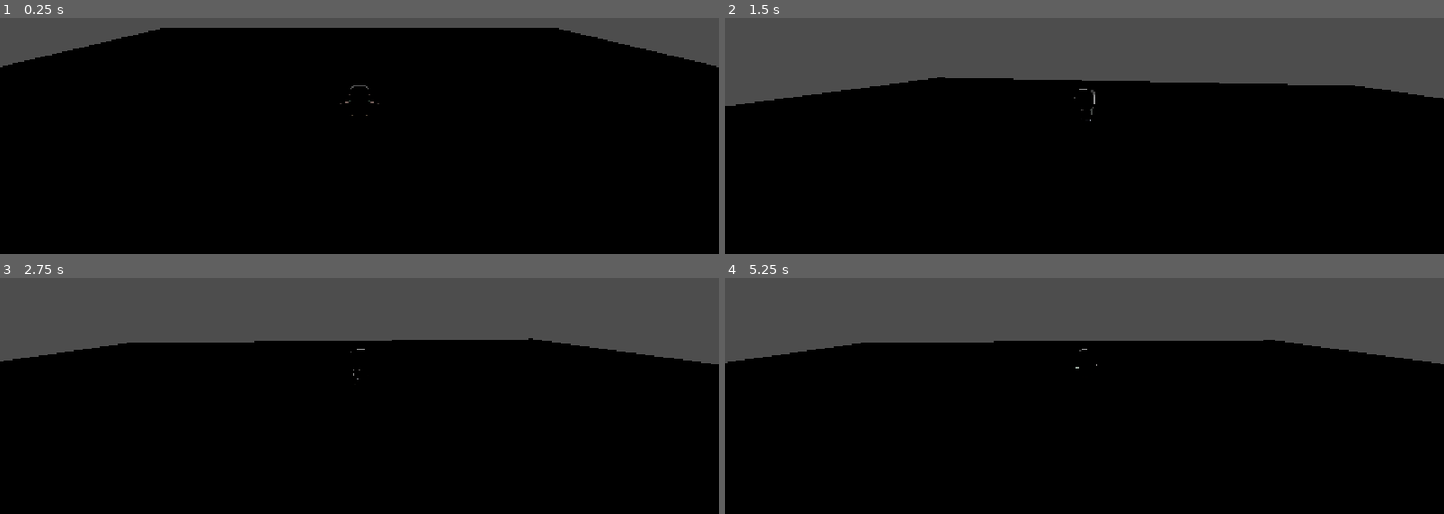
Above: before the commit, frames 1-4 (two rows, left to right).
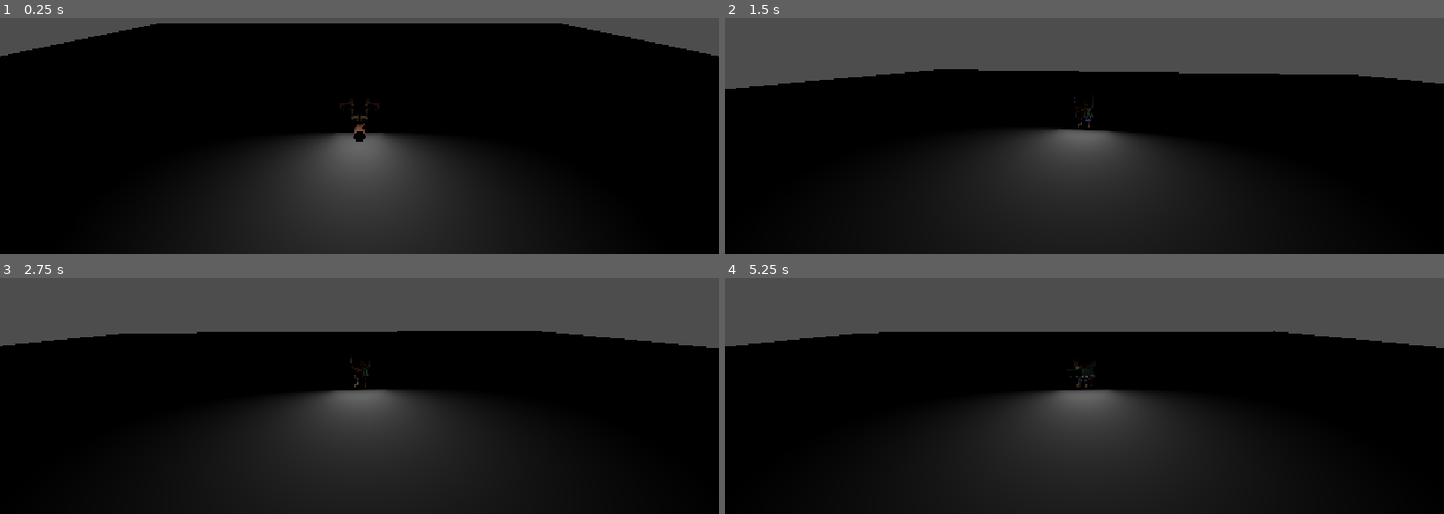
Above: after the commit, the same moments.

Repository: percyvisiy/ember1
Game: Godot game, scene res://Assets/scenes/game.tscn
Same seed, same stepped clock (60 frames per second), same inputs: the game is played once before the commit and once after it.
Inputs (mouse positions are in pixels of both pictures, inside the frame that each line leads up to):
- Up to frame 1 (0.25 s): no input
- Up to frame 2 (1.5 s): tap Enter at 0.5 s; move the mouse to (1120, 51) at 0.52 s; hold E (interact, bound only after the commit) 0.53-1.28 s; hold Up from 0.53 s (still down); tap Space at 1.25 s; move the mouse to (1048, 53) at 1.27 s; tap W (move_foward) at 1.35 s
- Up to frame 3 (2.75 s): keep holding Up; tap E (interact, bound only after the commit) at 1.55 s; tap Enter at 2 s; move the mouse to (373, 303) at 2.02 s; hold E (interact, bound only after the commit) from 2.03 s (still down)
- Up to frame 4 (5.25 s): keep holding Up; tap Space at 2.75, 4.25 s; move the mouse to (1077, 318) at 2.77 s; release E (interact, bound only after the commit) at 2.78 s; tap Alt at 2.85 s; tap E (interact, bound only after the commit) at 3.05, 4.35 s; tap Enter at 3.5 s; move the mouse to (1134, 318) at 3.52 s; hold E (interact, bound only after the commit) 3.53-4.28 s; tap Shift at 3.6 s; move the mouse to (1026, 306) at 4.27 s; move the mouse to (1091, 311) at 5.02 s; hold E (interact, bound only after the commit) from 5.03 s (still down); tap W (move_foward) at 5.1 s

The runs differ from the first frame. In frame 1, 20% of the frame differs, in the area x 0-100%, y 2-100%; in frame 2, 21%; in frame 3, 21%; in frame 4, 21%, in the area x 0-100%, y 22-100%.

Commit message:
feat: make wood collection work
The player can now walk up to a piece of wood and collect it by pressing E. I also connected the interaction signals so the player can detect nearby objects.

Diff:
--- a/Assets/Scripts/player.gd
+++ b/Assets/Scripts/player.gd
@@ -5,9 +5,15 @@
 
 @onready var visuals: Node3D = $visuals
 @onready var camera: Camera3D = $CameraPivot/SpringArm3D/Camera3D
+@onready var interaction_area: Area3D = $InteractionArea
 
+var nearby_objects: Array[Node3D] = []
 var gravity: float = ProjectSettings.get_setting("physics/3d/default_gravity")
 
+func _ready() -> void:
+	interaction_area.area_entered.connect(_on_area_entered)
+	interaction_area.area_exited.connect(_on_area_exited)
+	print("PLAYER INTERACTION READY")
 
 func _physics_process(delta: float) -> void:
 	#get player input
@@ -17,7 +23,6 @@
 	"move_foward",
 	"move_backward"
 	)
-
 	var forward := -camera.global_basis.z
 	var right := camera.global_basis.x
 
@@ -46,3 +51,39 @@
 		)
 
 	move_and_slide()
+
+func _unhandled_input(event: InputEvent) -> void:
+	if event.is_action_pressed("interact") and not event.is_echo():
+		interact()
+
+func _on_area_entered(area: Area3D) -> void:
+	print("AREA DETECTED: ", area.name)
+
+	var target := area.get_parent() as Node3D
+
+	if target != null and target.has_method("interact"):
+		if not nearby_objects.has(target):
+			nearby_objects.append(target)
+
+		print("INTERACTABLE OBJECT FOUND: ", target.name)
+
+func _on_area_exited(area: Area3D) -> void:
+	var target := area.get_parent() as Node3D
+
+	if target != null:
+		nearby_objects.erase(target)
+
+func interact() -> void:
+	print("OPTION PRESSED")
+
+	if nearby_objects.is_empty():
+		print("NO OBJECTS IN RANGE!")
+		return
+
+	var target := nearby_objects[0]
+
+	if is_instance_valid(target):
+		print("INTERACTING WITH: ", target.name)
+		target.interact(self)
+	else:
+		nearby_objects.erase(target)
--- /dev/null
+++ b/Assets/Scripts/wood.gd
@@ -0,0 +1,4 @@
+extends StaticBody3D
+func interact(_player: Node3D) -> void:
+	print("wood collected!")
+	queue_free()
--- a/Assets/scenes/game.tscn
+++ b/Assets/scenes/game.tscn
@@ -1,12 +1,7 @@
 [gd_scene format=3 uid="uid://dmobqecujmki"]
 
-[ext_resource type="PackedScene" uid="uid://bi3gnwkxcmpaj" path="res://Assets/Sprites/player/Models/GLB format/character-male-a.glb" id="1_twkp1"]
-[ext_resource type="Script" uid="uid://4ej5lhntgf1g" path="res://Assets/Scripts/player.gd" id="1_xhv1s"]
-[ext_resource type="Script" uid="uid://nyd0gwlo7865" path="res://Assets/Scripts/camera_pivot.gd" id="3_ykwck"]
-
-[sub_resource type="CapsuleShape3D" id="CapsuleShape3D_4kxuq"]
-radius = 0.40722656
-height = 1.5
+[ext_resource type="PackedScene" uid="uid://bk2xckeb5b5km" path="res://Assets/scenes/player.tscn" id="1_xhv1s"]
+[ext_resource type="PackedScene" uid="uid://bbe3wwh72dpks" path="res://Assets/scenes/wood.tscn" id="2_ykwck"]
 
 [sub_resource type="BoxShape3D" id="BoxShape3D_4kxuq"]
 size = Vector3(30, 1, 30)
@@ -16,28 +11,11 @@
 
 [node name="Game" type="Node3D" unique_id=845903344]
 
-[node name="player" type="CharacterBody3D" parent="." unique_id=2104608700]
-transform = Transform3D(-1, 0, -8.742278e-08, 0, 1, 0, 8.742278e-08, 0, -1, 0, 0, 0)
-script = ExtResource("1_xhv1s")
+[node name="player" parent="." unique_id=1571294799 instance=ExtResource("1_xhv1s")]
+transform = Transform3D(-1, 0, -1.509958e-07, 0, 1, 0, 1.509958e-07, 0, -1, 0, 0, 0)
 
-[node name="CollisionShape3D" type="CollisionShape3D" parent="player" unique_id=1165849592]
-shape = SubResource("CapsuleShape3D_4kxuq")
-
-[node name="visuals" type="Node3D" parent="player" unique_id=139956664]
-
-[node name="character-male-a2" parent="player/visuals" unique_id=1516727179 instance=ExtResource("1_twkp1")]
-
-[node name="CameraPivot" type="Node3D" parent="player" unique_id=1857535061]
-transform = Transform3D(1, 0, 0, 0, 1, 0, 0, 0, 1, 0, 1.4, 0)
-script = ExtResource("3_ykwck")
-
-[node name="SpringArm3D" type="SpringArm3D" parent="player/CameraPivot" unique_id=927509493]
-spring_length = 5.0
-
-[node name="Camera3D" type="Camera3D" parent="player/CameraPivot/SpringArm3D" unique_id=1499622283]
-transform = Transform3D(1, 0, 0, 0, 1, 0, 0, 0, 1, 0, 5, 7)
-
-[node name="DirectionalLight3D" type="DirectionalLight3D" parent="." unique_id=1391786966]
+[node name="AreaLight3D" type="AreaLight3D" parent="player" unique_id=1607717608]
+transform = Transform3D(-1, 0, 1.509958e-07, 0, 1, 0, -1.509958e-07, 0, -1, 0, 0, 0)
 
 [node name="StaticBody3D" type="StaticBody3D" parent="." unique_id=710799975]
 transform = Transform3D(1, 0, 0, 0, 1, 0, 0, 0, 1, 0, -0.5, 0)
@@ -48,3 +26,5 @@
 
 [node name="MeshInstance3D" type="MeshInstance3D" parent="StaticBody3D" unique_id=801621414]
 mesh = SubResource("BoxMesh_4kxuq")
+
+[node name="wood" parent="." unique_id=1300651947 instance=ExtResource("2_ykwck")]
--- /dev/null
+++ b/Assets/scenes/player.tscn
@@ -0,0 +1,42 @@
+[gd_scene format=3 uid="uid://bk2xckeb5b5km"]
+
+[ext_resource type="Script" uid="uid://4ej5lhntgf1g" path="res://Assets/Scripts/player.gd" id="1_50d87"]
+[ext_resource type="PackedScene" uid="uid://bi3gnwkxcmpaj" path="res://Assets/Sprites/player/Models/GLB format/character-male-a.glb" id="2_wyb7m"]
+[ext_resource type="Script" uid="uid://nyd0gwlo7865" path="res://Assets/Scripts/camera_pivot.gd" id="3_dxd6f"]
+
+[sub_resource type="CapsuleShape3D" id="CapsuleShape3D_4kxuq"]
+radius = 0.40356445
+height = 0.8687744
+
+[sub_resource type="SphereShape3D" id="SphereShape3D_4kxuq"]
+radius = 2.5
+
+[node name="player" type="CharacterBody3D" unique_id=1571294799]
+transform = Transform3D(-1, 0, -8.742278e-08, 0, 1, 0, 8.742278e-08, 0, -1, 0, 0, 0)
+script = ExtResource("1_50d87")
+
+[node name="CollisionShape3D" type="CollisionShape3D" parent="." unique_id=171740186]
+transform = Transform3D(1, 0, 0, 0, 1, 0, 0, 0, 1, 0, 0.36602783, 0)
+shape = SubResource("CapsuleShape3D_4kxuq")
+
+[node name="visuals" type="Node3D" parent="." unique_id=2078469575]
+
+[node name="character-male-a2" parent="visuals" unique_id=1516727179 instance=ExtResource("2_wyb7m")]
+
+[node name="CameraPivot" type="Node3D" parent="." unique_id=1344520352]
+transform = Transform3D(1, 0, 0, 0, 1, 0, 0, 0, 1, 0, 1.4, 0)
+script = ExtResource("3_dxd6f")
+
+[node name="SpringArm3D" type="SpringArm3D" parent="CameraPivot" unique_id=1630145069]
+spring_length = 5.0
+
+[node name="Camera3D" type="Camera3D" parent="CameraPivot/SpringArm3D" unique_id=813004894]
+transform = Transform3D(1, 0, 0, 0, 1, 0, 0, 0, 1, 0, 5, 7)
+current = true
+
+[node name="InteractionArea" type="Area3D" parent="." unique_id=217087355]
+transform = Transform3D(1, 0, 0, 0, 1, 0, 0, 0, 1, 0, 0.8, 0)
+
+[node name="CollisionShape3D" type="CollisionShape3D" parent="InteractionArea" unique_id=906185808]
+transform = Transform3D(1, 0, 0, 0, 1, 0, 0, 0, 1, 0, -0.4, 0)
+shape = SubResource("SphereShape3D_4kxuq")
--- /dev/null
+++ b/Assets/scenes/wood.tscn
@@ -0,0 +1,24 @@
+[gd_scene format=3 uid="uid://bbe3wwh72dpks"]
+
+[ext_resource type="Script" uid="uid://bej67salmtlmc" path="res://Assets/Scripts/wood.gd" id="1_7csyp"]
+[ext_resource type="PackedScene" uid="uid://duqvk6yn3bmug" path="res://Assets/Sprites/nature/tree-log-small.glb" id="2_addrg"]
+
+[sub_resource type="SphereShape3D" id="SphereShape3D_mti6b"]
+radius = 2.5
+
+[sub_resource type="BoxShape3D" id="BoxShape3D_xhv1s"]
+size = Vector3(0.183815, 0.23266602, 0.64372253)
+
+[node name="wood" type="StaticBody3D" unique_id=1300651947]
+script = ExtResource("1_7csyp")
+
+[node name="interactionArea" type="Area3D" parent="." unique_id=1927323288]
+
+[node name="CollisionShape3D" type="CollisionShape3D" parent="interactionArea" unique_id=2037319646]
+shape = SubResource("SphereShape3D_mti6b")
+
+[node name="CollisionShape3D" type="CollisionShape3D" parent="." unique_id=1100562729]
+transform = Transform3D(1, 0, 0, 0, 1, 0, 0, 0, 1, -0.0012168884, 0.13366699, 0.0006790161)
+shape = SubResource("BoxShape3D_xhv1s")
+
+[node name="tree-log-small2" parent="." unique_id=1292824963 instance=ExtResource("2_addrg")]
--- a/project.godot
+++ b/project.godot
@@ -46,6 +46,11 @@
 "events": [Object(InputEventKey,"resource_local_to_scene":false,"resource_name":"","device":16,"window_id":0,"alt_press …(190 unchanged characters)…
 ]
 }
+interact={
+"deadzone": 0.2,
+"events": [null, Object(InputEventKey,"resource_local_to_scene":false,"resource_name":"","device":16,"window_id":0,"alt_pressed":false,"shift_pressed":false,"ctrl_pressed":false,"meta_pressed":false,"pressed":false,"keycode":0,"physical_keycode":69,"key_label":0,"unicode":0,"location":0,"echo":false,"script":null)
+]
+}
 
 [physics]
 
Not shown, added: Assets/Scripts/wood.gd.uid
Binary file added: Assets/Sprites/nature/Textures/colormap.png
Not shown, added: Assets/Sprites/nature/Textures/colormap.png.import
Binary file added: Assets/Sprites/nature/barrel-open.glb
Not shown, added: Assets/Sprites/nature/barrel-open.glb.import
Binary file added: Assets/Sprites/nature/barrel.glb
Not shown, added: Assets/Sprites/nature/barrel.glb.import
Binary file added: Assets/Sprites/nature/bedroll-frame.glb
Not shown, added: Assets/Sprites/nature/bedroll-frame.glb.import
Binary file added: Assets/Sprites/nature/bedroll-packed.glb
Not shown, added: Assets/Sprites/nature/bedroll-packed.glb.import
Binary file added: Assets/Sprites/nature/bedroll.glb
(and 151 more such lines)
